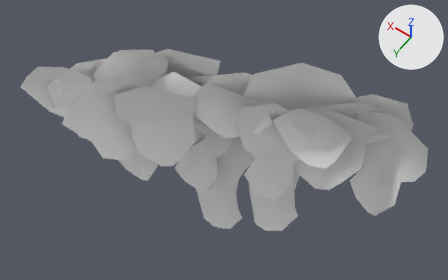
A saved change to the FBX model SomeMagicalFairyApothecary/Assets/Props/Foliage/SM_Vine_1.fbx.
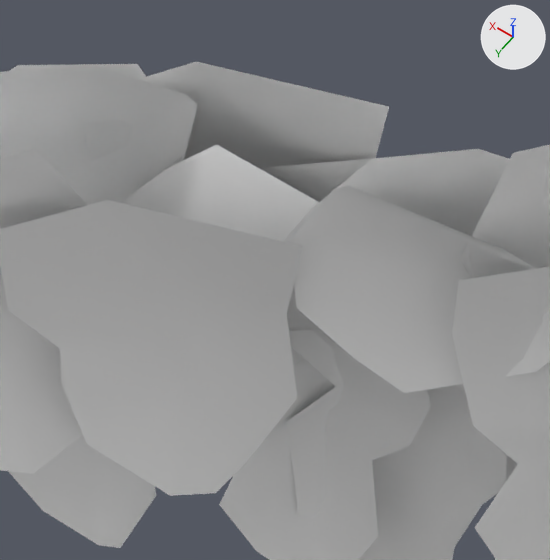
Each version appears first whole from a 50 mm camera at (-1.373, 1.913, 3.411) aimed at (0.108, -0.161, 0.152), and next in a close-up on the part from 26% to 59% of the width and 12% to 66% of the height. Arrows for +X, +Y and +Z are at upper right; the lights stay in place. The last two pictures show the newer version. Where no turn or scale is listed for an object, it has been applied to the vertices.

In view in the first close-up: 'SM_Vine_1'.
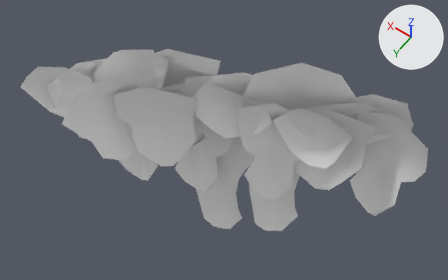
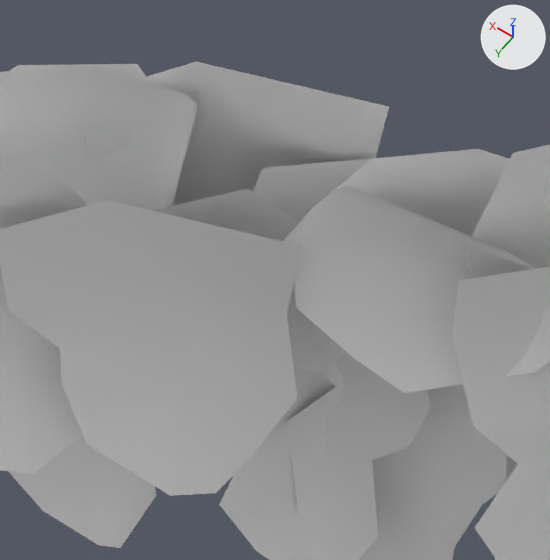
Pixel boxes [x1, y1, x2, y2] of what changed, in the close-ups (550 x 560 px; the box of a moved part takes in the faces that stretch with it):
part 1 of me_mesh, moved or reshaped
    before: [121, 145, 319, 331]
    after: [153, 189, 345, 373]

The change in detail:
me_mesh has 321 vertices, 174 faces and spans x -1.13..1.13, y -0.56..0.56, z -1.03..1.03.
me_mesh is used by ob_sm_vine_1; location (0.0, 0.0, 0.0).
me_mesh part 1: the loose piece of 12 vertices spanning x 0.11..0.53, y -0.12..0.07, z 0.28..0.76 is scaled about its middle by (-0.979, -1.09, 1), then moved by (0.0, 0.06, 0.0).
